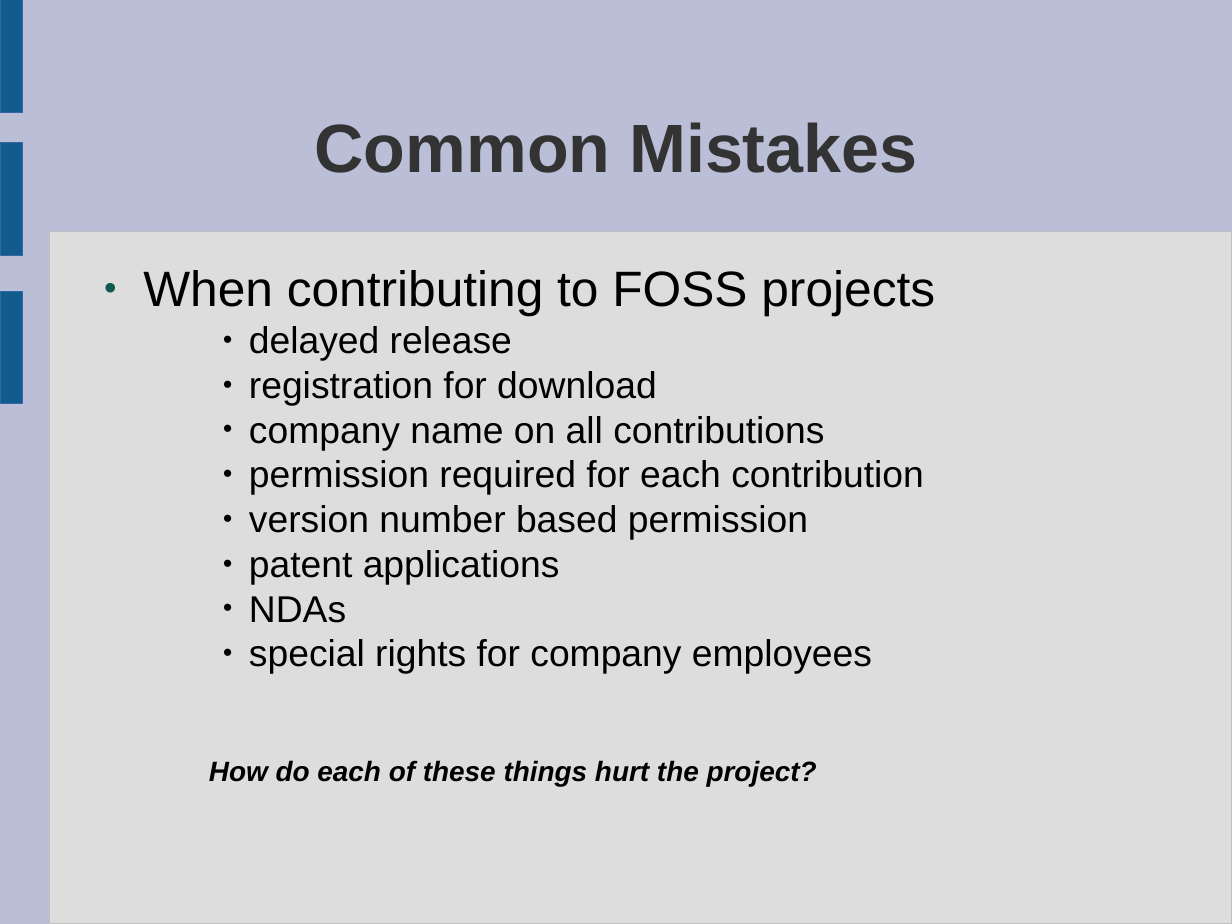
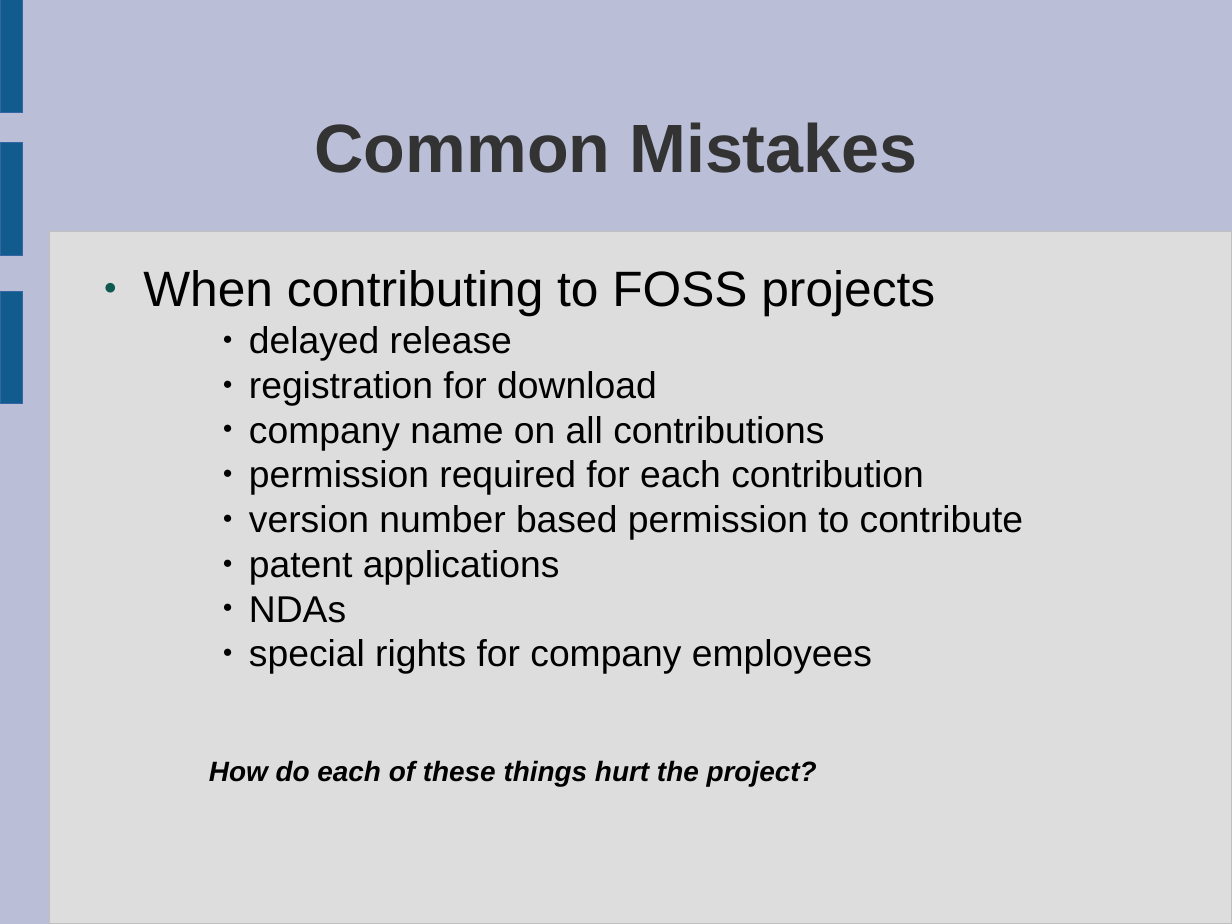
Before and after one commit to tridge/COMP8440, a slide deck: slide 11 of lectures/foss_business.odp. Drawn at 1232x924 pixels with LibreOffice and Linux fonts; fonts in the diff are those of the drawing. Boxes give left, top, right and bottom in pixels: in the first picture for what was removed or moved away, otherwise in the second. Text is boxed around its words. In the diff, an @@ line names an element or a change of style, - is before the commit and + after.

```diff
--- a/lectures/foss_business.odp
+++ b/lectures/foss_business.odp
@@ text at (249,505,1024,540): text changed @@
-    ● version number based permission
+    ● version number based permission to contribute
```
Also in this commit, not shown: 2 other files.
